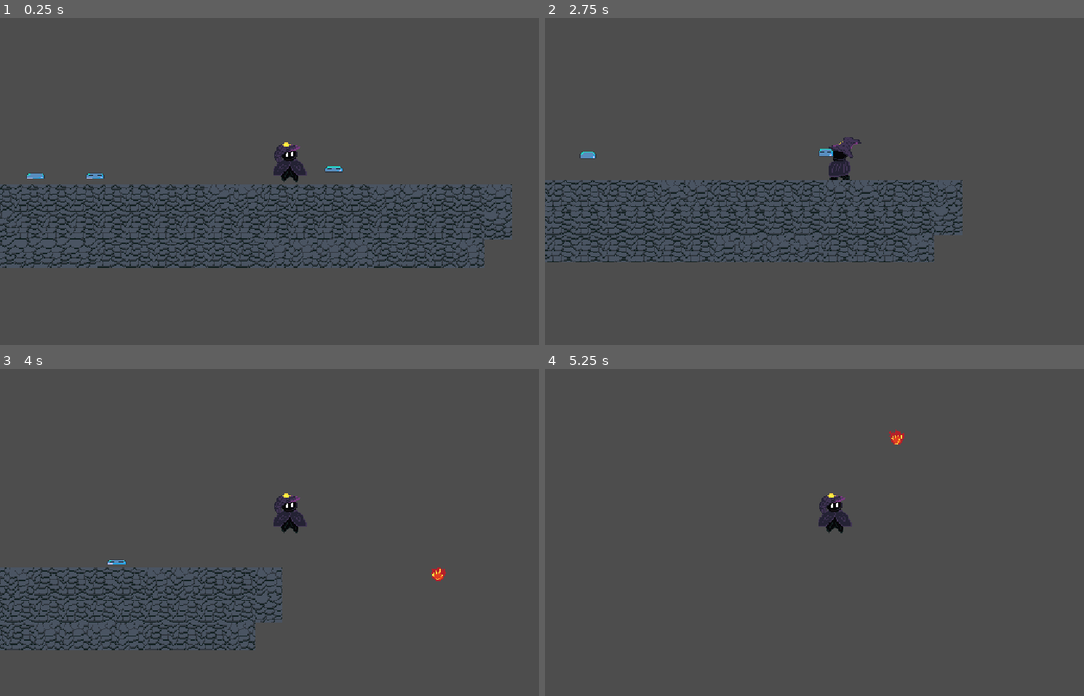
Above: before the commit, frames 1-4 (two rows, left to right).
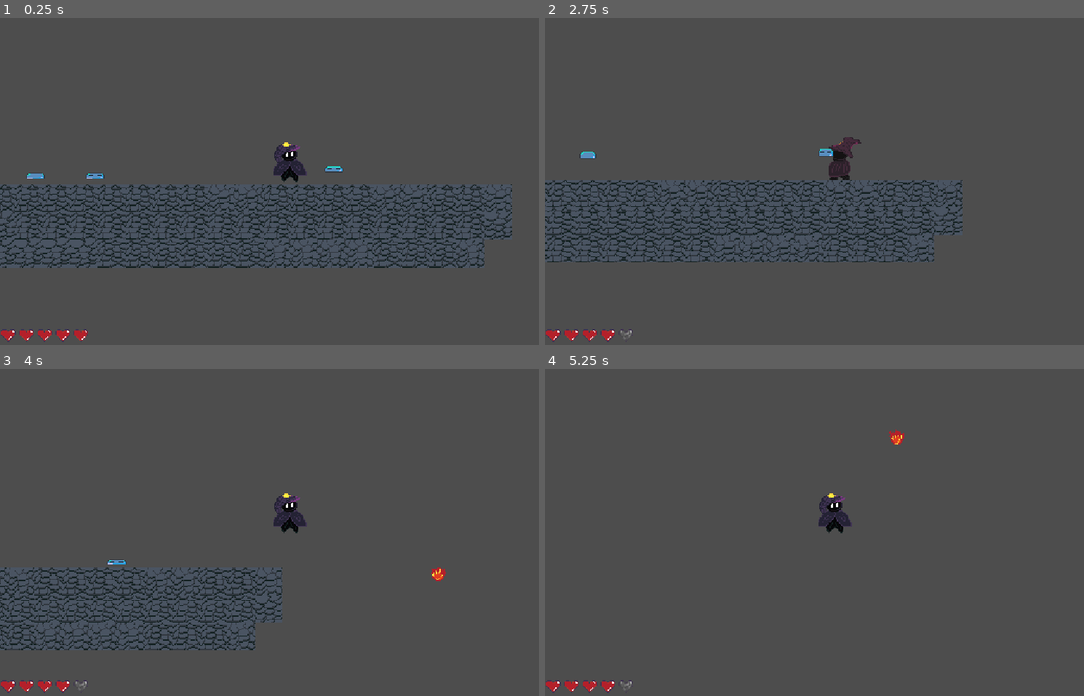
Above: after the commit, the same moments.

Repository: F2sh-F2sh/compProject
Game: Godot game, scene res://scenes/TestingPlayerMovement.tscn
Same seed, same stepped clock (60 frames per second), same inputs: the game is played once before the commit and once after it.
Inputs (mouse positions are in pixels of both pictures, inside the frame that each line leads up to):
- Up to frame 1 (0.25 s): no input
- Up to frame 2 (2.75 s): tap Enter at 0.5 s; move the mouse to (965, 165) at 0.52 s; hold D (move_right) 0.53-2.03 s; click (965, 165) at 0.6 s; tap Space (jump) at 0.77, 1.52 s; move the mouse to (717, 197) at 1.27 s; tap Shift (sprint) at 1.35 s; move the mouse to (895, 109) at 2.02 s; hold A (move_left) from 2.03 s (still down); click (895, 109) at 2.1 s
- Up to frame 3 (4 s): move the mouse to (264, 597) at 2.77 s; release A (move_left) at 2.78 s; hold D (move_right) from 2.78 s (still down); tap Shift (sprint) at 2.85 s; tap Space (jump) at 3.02, 3.77 s; move the mouse to (463, 581) at 3.52 s; click (463, 581) at 3.6 s
- Up to frame 4 (5.25 s): move the mouse to (663, 483) at 4.27 s; release D (move_right) at 4.28 s; hold A (move_left) 4.28-5.03 s; tap Shift (sprint) at 4.35 s; tap Space (jump) at 4.52 s; move the mouse to (863, 532) at 5.02 s; hold D (move_right) from 5.03 s (still down); click (863, 532) at 5.1 s

The runs differ from the first frame. In frame 1, 0.4% of the frame differs, in the area x 0-17%, y 95-100%; in frame 2, 0.5%, in the area x 0-59%, y 36-100%; in frame 3, 0.3%; in frame 4, 0.3%.

Commit message:
added HELLA stuff (health system, death screen, hurtboxes etc etc)

Diff:
--- a/project.godot
+++ b/project.godot
@@ -50,6 +50,11 @@
 ]
 }
 
+[layer_names]
+
+2d_physics/layer_1="Player"
+2d_physics/layer_2="PlayerHurtbox"
+
 [physics]
 
 3d/physics_engine="Jolt Physics"
--- a/scenes/Player.tscn
+++ b/scenes/Player.tscn
@@ -6,6 +6,7 @@
 [ext_resource type="Texture2D" uid="uid://bjc6x1vqbaosq" path="res://assets/sprites/Echidna/EchidnaJump.png" id="3_70d11"]
 [ext_resource type="Texture2D" uid="uid://dvqqbfecyeb6f" path="res://assets/sprites/Echidna/EchidnaIdle.png" id="3_qu4a1"]
 [ext_resource type="Texture2D" uid="uid://brw2gdpk4u7x5" path="res://assets/sprites/Echidna/EchidnaWalk.png" id="4_cw2d6"]
+[ext_resource type="Script" uid="uid://ck4adbt7dulae" path="res://scripts/hurtbox.gd" id="7_cw2d6"]
 
 [sub_resource type="AtlasTexture" id="AtlasTexture_khinc"]
 atlas = ExtResource("1_mdl7e")
@@ -293,9 +294,14 @@
 radius = 5.0
 height = 32.0
 
-[node name="Player" type="CharacterBody2D" unique_id=973951145 groups=["player"]]
+[sub_resource type="CapsuleShape2D" id="CapsuleShape2D_3gc6t"]
+radius = 5.0
+height = 32.0
+
+[node name="Player" type="CharacterBody2D" unique_id=973951145 node_paths=PackedStringArray("hurtbox") groups=["player"]]
 script = ExtResource("1_qu4a1")
 fireball_scene = ExtResource("2_70d11")
+hurtbox = NodePath("Hurtbox")
 
 [node name="AnimatedSprite2D" type="AnimatedSprite2D" parent="." unique_id=1579001299]
 position = Vector2(1, -25)
@@ -307,3 +313,12 @@
 [node name="CollisionShape2D" type="CollisionShape2D" parent="." unique_id=1308239373]
 position = Vector2(-1, -18)
 shape = SubResource("CapsuleShape2D_os5e7")
+
+[node name="Hurtbox" type="Area2D" parent="." unique_id=1424411538]
+collision_layer = 2
+collision_mask = 0
+script = ExtResource("7_cw2d6")
+
+[node name="CollisionShape2D" type="CollisionShape2D" parent="Hurtbox" unique_id=2022173750]
+position = Vector2(-1, -18)
+shape = SubResource("CapsuleShape2D_3gc6t")
--- a/scenes/TestingPlayerMovement.tscn
+++ b/scenes/TestingPlayerMovement.tscn
@@ -3,8 +3,10 @@
 [ext_resource type="PackedScene" uid="uid://wcfvv5ncrkrn" path="res://scenes/Player.tscn" id="1_6jo8d"]
 [ext_resource type="Texture2D" uid="uid://8o6mnbtr6b5d" path="res://assets/TileSet/Dungeon.png" id="2_700nr"]
 [ext_resource type="PackedScene" uid="uid://j5iekpv0n2v4" path="res://scenes/slime.tscn" id="2_wr0bk"]
+[ext_resource type="PackedScene" uid="uid://bdrl0xcn0b4aa" path="res://scenes/death_screen.tscn" id="4_akt5k"]
+[ext_resource type="PackedScene" uid="uid://br3pry1hhjl3j" path="res://scenes/hud.tscn" id="5_pjsr6"]
 
-[sub_resource type="TileSetAtlasSource" id="TileSetAtlasSource_akt5k"]
+[sub_resource type="TileSetAtlasSource" id="TileSetAtlasSource_pjsr6"]
 texture = ExtResource("2_700nr")
 0:0/size_in_atlas = Vector2i(2, 2)
 0:0/0 = 0
@@ -34,9 +36,9 @@
 [sub_resource type="TileSet" id="TileSet_67mp2"]
 tile_size = Vector2i(32, 32)
 physics_layer_0/collision_layer = 3
-sources/1 = SubResource("TileSetAtlasSource_akt5k")
+sources/1 = SubResource("TileSetAtlasSource_pjsr6")
 
-[node name="TestingPlayerMovement" type="Node2D" unique_id=339701465]
+[node name="TutLevel" type="Node2D" unique_id=339701465]
 
 [node name="Player" parent="." unique_id=973951145 instance=ExtResource("1_6jo8d")]
 collision_mask = 2
@@ -59,3 +61,10 @@
 
 [node name="Slime4" parent="." unique_id=675090212 instance=ExtResource("2_wr0bk")]
 position = Vector2(-353, 10)
+
+[node name="DeathUI" type="CanvasLayer" parent="." unique_id=628514592]
+layer = 2
+
+[node name="DeathScreen" parent="DeathUI" unique_id=905570687 instance=ExtResource("4_akt5k")]
+
+[node name="HUD" parent="." unique_id=1164875932 instance=ExtResource("5_pjsr6")]
--- a/scenes/death_screen.tscn
+++ b/scenes/death_screen.tscn
@@ -1,6 +1,6 @@
 [gd_scene format=3 uid="uid://bdrl0xcn0b4aa"]
 
-[ext_resource type="Script" uid="uid://bulevur7g10fx" path="res://scenes/death_screen.gd" id="1_dwo6e"]
+[ext_resource type="Script" uid="uid://bulevur7g10fx" path="res://scripts/death_screen.gd" id="1_dwo6e"]
 [ext_resource type="Texture2D" uid="uid://ch1uokfr24m7u" path="res://assets/TempDT.png" id="2_mqh5l"]
 
 [node name="DeathScreen" type="Control" unique_id=905570687]
--- /dev/null
+++ b/scenes/heart.tscn
@@ -0,0 +1,29 @@
+[gd_scene format=3 uid="uid://7lxrf6svym7q"]
+
+[ext_resource type="Texture2D" uid="uid://dm2j6y8w1anyn" path="res://assets/sprites/HealthBar.png" id="1_v30as"]
+[ext_resource type="Script" uid="uid://dbga1u4w8rj4f" path="res://scripts/heart.gd" id="2_ycbwg"]
+
+[sub_resource type="AtlasTexture" id="AtlasTexture_3gc6t"]
+atlas = ExtResource("1_v30as")
+region = Rect2(0, 0, 32, 32)
+
+[sub_resource type="AtlasTexture" id="AtlasTexture_is7ab"]
+atlas = ExtResource("1_v30as")
+region = Rect2(0, 0, 32, 32)
+
+[sub_resource type="AtlasTexture" id="AtlasTexture_ensqu"]
+atlas = ExtResource("1_v30as")
+region = Rect2(64, 32, 32, 32)
+
+[sub_resource type="AtlasTexture" id="AtlasTexture_s14s7"]
+atlas = ExtResource("1_v30as")
+region = Rect2(64, 64, 32, 32)
+
+[node name="Heart" type="TextureRect" unique_id=1308688769]
+custom_minimum_size = Vector2(32, 32)
+texture = SubResource("AtlasTexture_3gc6t")
+stretch_mode = 5
+script = ExtResource("2_ycbwg")
+full_texture = SubResource("AtlasTexture_is7ab")
+half_texture = SubResource("AtlasTexture_ensqu")
+empty_texture = SubResource("AtlasTexture_s14s7")
--- /dev/null
+++ b/scenes/hud.tscn
@@ -0,0 +1,25 @@
+[gd_scene format=3 uid="uid://br3pry1hhjl3j"]
+
+[ext_resource type="Script" uid="uid://dg15xbxf5rypu" path="res://scripts/hud.gd" id="1_ahhtf"]
+[ext_resource type="PackedScene" uid="uid://7lxrf6svym7q" path="res://scenes/heart.tscn" id="2_oo0fn"]
+
+[node name="HUD" type="CanvasLayer" unique_id=1164875932 groups=["hud"]]
+script = ExtResource("1_ahhtf")
+heart_scene = ExtResource("2_oo0fn")
+
+[node name="HUDRoot" type="Control" parent="." unique_id=649332209]
+layout_mode = 3
+anchors_preset = 15
+anchor_right = 1.0
+anchor_bottom = 1.0
+grow_horizontal = 2
+grow_vertical = 2
+
+[node name="Hearts" type="HBoxContainer" parent="HUDRoot" unique_id=889152888]
+layout_mode = 1
+anchors_preset = 2
+anchor_top = 1.0
+anchor_bottom = 1.0
+offset_top = -40.0
+offset_right = 40.0
+grow_vertical = 0
--- a/scenes/killzone.tscn
+++ b/scenes/killzone.tscn
@@ -1,6 +1,6 @@
 [gd_scene format=3 uid="uid://cmc6lnr7ykpd6"]
 
-[ext_resource type="Script" uid="uid://rbct21c1lmv4" path="res://killzone.gd" id="1_xlapc"]
+[ext_resource type="Script" uid="uid://rbct21c1lmv4" path="res://scripts/killzone.gd" id="1_xlapc"]
 
 [node name="killzone" type="Area2D" unique_id=913585699]
 script = ExtResource("1_xlapc")
--- a/scenes/level_1.tscn
+++ /dev/null
@@ -1,11 +0,0 @@
-[gd_scene format=3 uid="uid://b7xnpjd1jk877"]
-
-[node name="Level1" type="Node2D" unique_id=1880935459]
-
-[node name="LEVEL 1" type="Label" parent="." unique_id=293892341]
-offset_right = 40.0
-offset_bottom = 23.0
-
-[node name="IwishAaravWasAGirl" type="Label" parent="." unique_id=1491905051]
-offset_right = 40.0
-offset_bottom = 23.0
--- a/scenes/slime.tscn
+++ b/scenes/slime.tscn
@@ -3,6 +3,7 @@
 [ext_resource type="Script" uid="uid://c03jjrxyypv0e" path="res://scripts/slime.gd" id="1_371uh"]
 [ext_resource type="PackedScene" uid="uid://djxv4yea01s2d" path="res://scenes/damage_number.tscn" id="2_n6pvg"]
 [ext_resource type="Texture2D" uid="uid://diy5h4c313am6" path="res://assets/sprites/Enemies/Slime.png" id="2_p2gj0"]
+[ext_resource type="Script" uid="uid://c1e0usf2e45xr" path="res://scripts/damage_area.gd" id="4_pjw23"]
 
 [sub_resource type="AtlasTexture" id="AtlasTexture_n6pvg"]
 atlas = ExtResource("2_p2gj0")
@@ -23,7 +24,7 @@
 size = Vector2(16, 8)
 
 [sub_resource type="RectangleShape2D" id="RectangleShape2D_pjw23"]
-size = Vector2(16, 8)
+size = Vector2(18, 10)
 
 [node name="Slime" type="CharacterBody2D" unique_id=461529815 groups=["enemy"]]
 script = ExtResource("1_371uh")
@@ -38,9 +39,12 @@
 position = Vector2(0, -5)
 shape = SubResource("RectangleShape2D_o4126")
 
-[node name="Area2D" type="Area2D" parent="." unique_id=1414085872]
+[node name="DamageArea" type="Area2D" parent="." unique_id=1414085872]
+collision_layer = 0
+collision_mask = 2
+script = ExtResource("4_pjw23")
 
-[node name="CollisionShape2D" type="CollisionShape2D" parent="Area2D" unique_id=1400174752]
+[node name="CollisionShape2D" type="CollisionShape2D" parent="DamageArea" unique_id=1400174752]
 position = Vector2(0, -5)
 shape = SubResource("RectangleShape2D_pjw23")
 
--- /dev/null
+++ b/scripts/damage_area.gd
@@ -0,0 +1,46 @@
+class_name DamageArea
+extends Area2D
+
+@export var damage_amount: int = 1
+@export var repeat_damage: bool = true
+@export_range(0.1, 10.0, 0.1) var damage_interval: float = 1.0
+
+var targets: Dictionary = {}
+
+
+func _ready() -> void:
+	area_entered.connect(_on_area_entered)
+	area_exited.connect(_on_area_exited)
+
+
+func _physics_process(delta: float) -> void:
+	if not repeat_damage:
+		return
+
+	for hurtbox in targets.keys():
+
+		if not is_instance_valid(hurtbox):
+			targets.erase(hurtbox)
+			continue
+
+		targets[hurtbox] -= delta
+
+		if targets[hurtbox] <= 0.0:
+			_damage(hurtbox)
+			targets[hurtbox] = damage_interval
+
+
+func _on_area_entered(area: Area2D) -> void:
+	if area is Hurtbox:
+		_damage(area)
+
+		if repeat_damage:
+			targets[area] = damage_interval
+
+
+func _on_area_exited(area: Area2D) -> void:
+	targets.erase(area)
+
+
+func _damage(hurtbox: Hurtbox) -> void:
+	hurtbox.receive_damage(damage_amount)
--- /dev/null
+++ b/scripts/heart.gd
@@ -0,0 +1,31 @@
+extends TextureRect
+
+enum State {
+	EMPTY,
+	HALF,
+	FULL
+}
+
+@export var full_texture: Texture2D
+@export var half_texture: Texture2D
+@export var empty_texture: Texture2D
+
+
+func set_state(state: State) -> void:
+	match state:
+		State.FULL:
+			texture = full_texture
+
+		State.HALF:
+			texture = half_texture
+
+		State.EMPTY:
+			texture = empty_texture
+
+func set_health_amount(amount: int, max_amount: int) -> void:
+	if amount <= 0:
+		set_state(State.EMPTY)
+	elif amount >= max_amount:
+		set_state(State.FULL)
+	else:
+		set_state(State.HALF)
--- /dev/null
+++ b/scripts/hud.gd
@@ -0,0 +1,41 @@
+extends CanvasLayer
+
+@export var heart_scene: PackedScene
+@export var health_per_heart: int = 2
+
+@onready var hearts_container: HBoxContainer = $HUDRoot/Hearts
+
+var hearts: Array[Node] = []
+
+
+func set_hearts(current_health: int, max_health: int) -> void:
+	current_health = clampi(current_health, 0, max_health)
+
+	var heart_count := ceili(float(max_health) / health_per_heart)
+
+	if hearts.size() != heart_count:
+		create_hearts(heart_count)
+
+	for i in range(heart_count):
+		var health_in_this_heart := clampi(
+			current_health - (i * health_per_heart),
+			0,
+			health_per_heart
+		)
+
+		hearts[i].set_health_amount(
+			health_in_this_heart,
+			health_per_heart
+		)
+
+
+func create_hearts(count: int) -> void:
+	for heart in hearts:
+		heart.queue_free()
+
+	hearts.clear()
+
+	for i in range(count):
+		var heart = heart_scene.instantiate()
+		hearts_container.add_child(heart)
+		hearts.append(heart)
--- /dev/null
+++ b/scripts/hurtbox.gd
@@ -0,0 +1,11 @@
+class_name Hurtbox
+extends Area2D
+
+signal damage_received(amount: int)
+
+
+func receive_damage(amount: int) -> void:
+	if amount <= 0:
+		return
+
+	damage_received.emit(amount)
--- a/scripts/player.gd
+++ b/scripts/player.gd
@@ -1,6 +1,7 @@
 extends CharacterBody2D
 
 @export var fireball_scene: PackedScene
+@export var hurtbox: Hurtbox
 
 const SPEED = 130.0
 const SPRINT_SPEED = 220.0
@@ -16,7 +17,7 @@
 @onready var animated_sprite: AnimatedSprite2D = $AnimatedSprite2D
 
 # --- Health & Invincibility ---
-const MAX_HEALTH: int = 5
+const MAX_HEALTH: int = 10
 var current_health: int = MAX_HEALTH
 var is_invulnerable: bool = false
 var is_dead: bool = false
@@ -30,8 +31,11 @@
 
 func _ready() -> void:
 	add_to_group("player")
-	update_ui_hearts()
-
+
+	if hurtbox:
+		hurtbox.damage_received.connect(take_damage)
+
+	update_ui_hearts.call_deferred()
 
 func shoot_fireball() -> void:
 	if fireball_scene == null:
@@ -102,17 +106,21 @@
 	var hud = get_tree().get_first_node_in_group("hud")
 
 	if hud and hud.has_method("set_hearts"):
-		hud.set_hearts(current_health)
+		hud.set_hearts(current_health, MAX_HEALTH)
 
 
 func die() -> void:
+	if is_dead:
+		return
+
 	is_dead = true
+	velocity = Vector2.ZERO
 	set_physics_process(false)
 
-	var hud = get_tree().get_first_node_in_group("hud")
-
-	if hud and hud.has_method("show_death_screen"):
-		hud.show_death_screen()
+	var death_screen = get_tree().current_scene.get_node_or_null("DeathUI/DeathScreen")
+
+	if death_screen:
+		death_screen.show_death_screen()
 
 
 func _physics_process(delta: float) -> void:
@@ -208,6 +216,9 @@
 		animated_sprite.flip_h = false
 	elif direction < 0:
 		animated_sprite.flip_h = true
+# Face mouse while idle
+	elif abs(velocity.x) < 5:
+		animated_sprite.flip_h = get_global_mouse_position().x < global_position.x
 
 
 	# -------------------------
--- a/scripts/slime.gd
+++ b/scripts/slime.gd
@@ -20,11 +20,9 @@
 
 @onready var sprite: AnimatedSprite2D = $AnimatedSprite2D
 
-
 func _ready():
 	health = max_health
 	player = get_tree().get_first_node_in_group("player")
-
 
 func _physics_process(delta):
 	# Gravity
@@ -157,6 +155,5 @@
 	if health <= 0:
 		die()
 
-
 func die():
 	queue_free()
Binary file added: assets/sprites/HealthBar.png
Not shown, added: assets/sprites/HealthBar.png.import
Not shown, added: scripts/damage_area.gd.uid
Renamed: scenes/death_screen.gd -> scripts/death_screen.gd
Renamed: scenes/death_screen.gd.uid -> scripts/death_screen.gd.uid
Not shown, added: scripts/heart.gd.uid
Not shown, added: scripts/hud.gd.uid
Not shown, added: scripts/hurtbox.gd.uid
Renamed: killzone.gd -> scripts/killzone.gd
Renamed: killzone.gd.uid -> scripts/killzone.gd.uid
